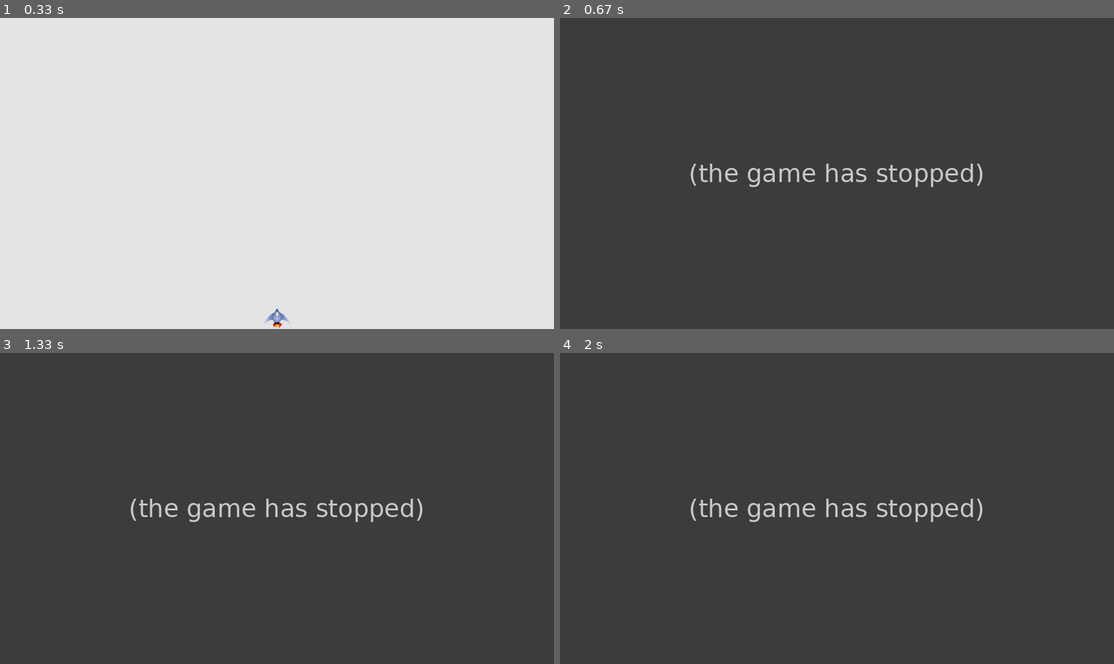
Above: before the commit, frames 1-4 (two rows, left to right).
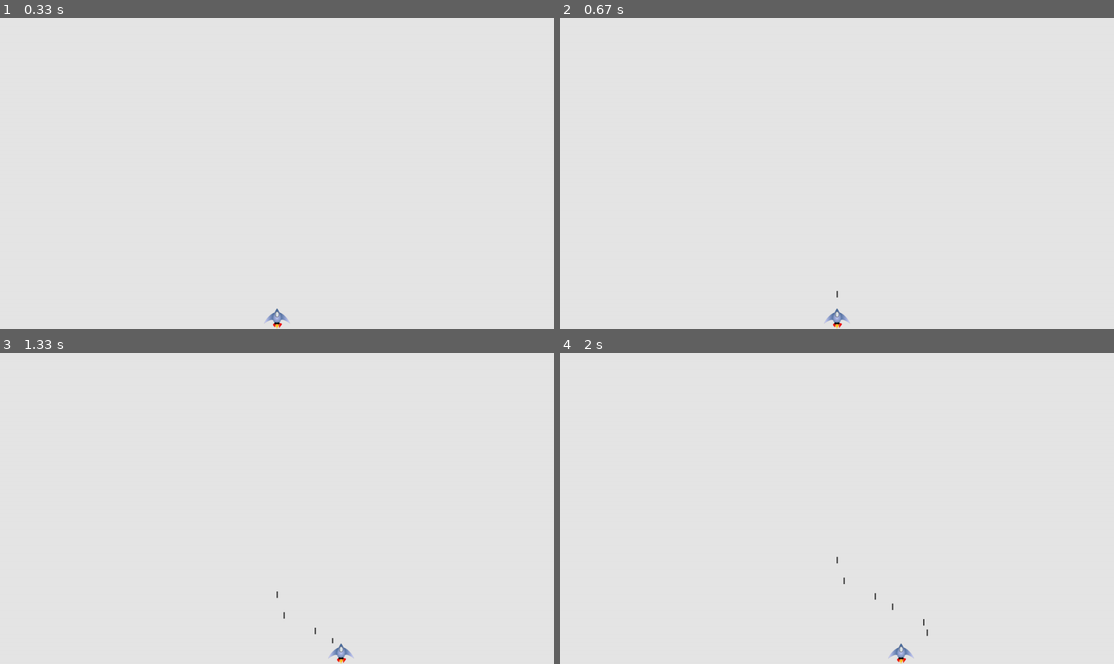
Above: after the commit, the same moments.

Repository: oliver-error/pygame-shenanigans
Game: pygame game, started from videoJame.py
The game is run twice, just before and just after one commit, with the same random seed, the same clock (stepped at 60 frames per second) and the same inputs.
Inputs:
- Up to frame 1 (0.33 s): no input
- Up to frame 2 (0.67 s): tap Space at 0.33 s
- Up to frame 3 (1.33 s): hold Right 0.67-1.13 s; tap Space at 0.73, 1.03, 1.23 s; hold Right from 1.17 s (still down)
- Up to frame 4 (2 s): tap Space at 1.53, 1.73 s; release Right at 1.63 s; hold Left from 1.67 s (still down)

Frame 1 is identical in both runs. In frame 2, 100% of the frame differs, in the area x 0-100%, y 0-100%; in frame 3, 100%; in frame 4, 100%.
Error before the commit: AttributeError: 'Bullet' object has no attribute 'draw_bullet' (videoJame.py line 49); the game stopped at 0.33 s (later frames are placeholders)

Commit message:
unscrew up the bullet file

Diff:
--- a/bullet.py
+++ b/bullet.py
@@ -16,11 +16,11 @@
         # store the bullets position with a float
         self.y = float(self.rect.y)
 
-        def update(self):
-            """move the bullet up the screen"""
-            self.y -= self.settings.bullet_speed
-            self.rect.y = self.y
+    def update(self):
+        """move the bullet up the screen"""
+        self.y -= self.settings.bullet_speed
+        self.rect.y = self.y
 
-        def draw_bullet(self):
-            """draw bullet"""
-            pygame.draw.rect(self.screen, self.color, self.rect)
+    def draw_bullet(self):
+        """draw bullet"""
+        pygame.draw.rect(self.screen, self.color, self.rect)
